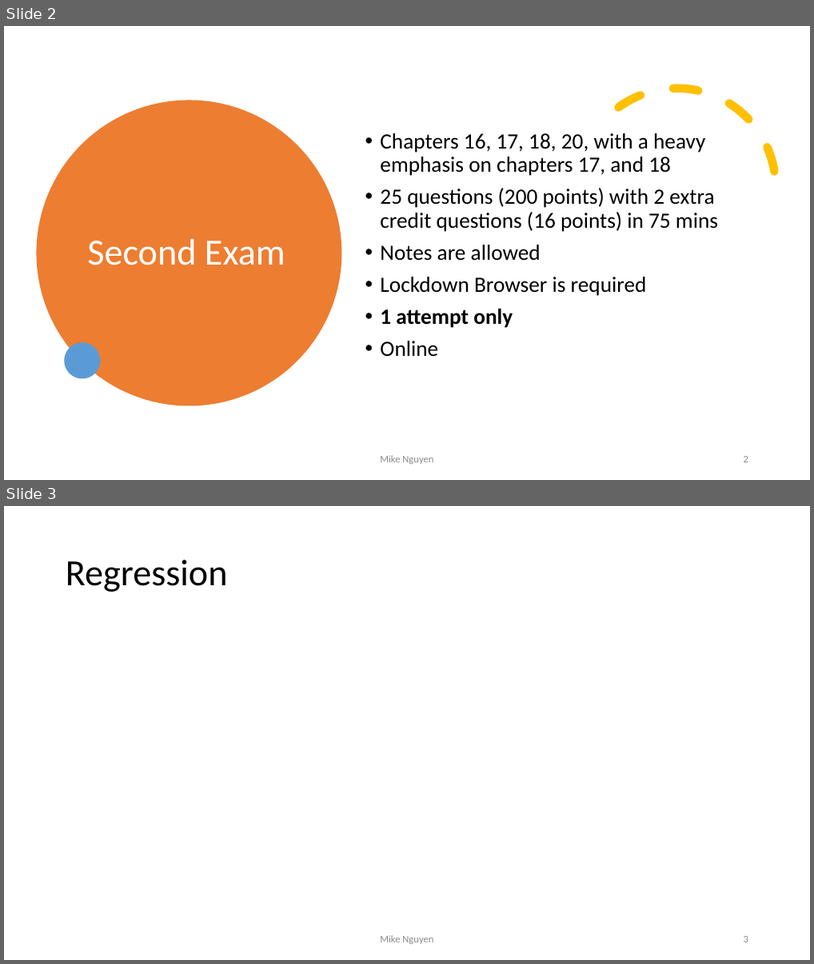
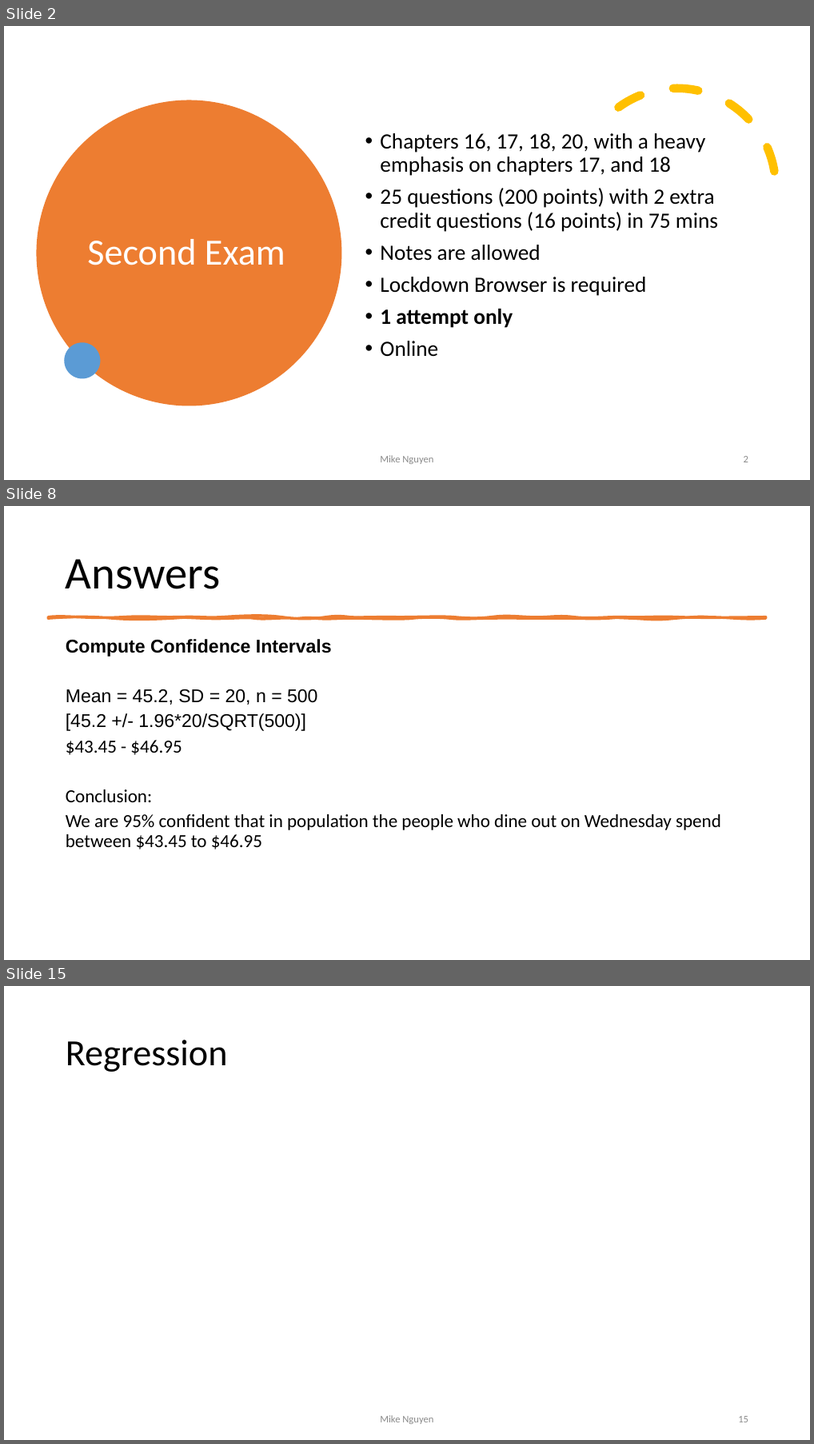
Before and after one commit to mikenguyen13/mar4050, a slide deck: lectures/14/2_Review.pptx. Shown one above the other, each under a label of ours: slides 2 and 3 before the commit, slides 2, 8 and 15 after it; the slides between them are not shown. The pictures are 814x964 and 814x1444 pixels, drawn with LibreOffice and Linux fonts; fonts in the diff are those of the drawing. Boxes give left, top, right and bottom in pixels: in the first picture for what was removed or moved away, otherwise in the second. Text is boxed around its words. In the diff, an @@ line names an element or a change of style, - is before the commit and + after.

```diff
--- a/lectures/14/2_Review.pptx
+++ b/lectures/14/2_Review.pptx
@@ slide 8 added at (4,506,810,960), background #FFFFFF @@
@@ title added at (66,559,221,589), 54 pt, text #000000 @@
+Answers
@@ freeform shape added at (48,616,766,618), fill #ED7D31, outline #ED7D31 3.25 pt @@
@@ text added at (66,639,722,849), 22 pt, text #000000 @@
+Compute Confidence Intervals
+Mean = 45.2, SD = 20, n = 500
+[45.2 +/- 1.96*20/SQRT(500)]
+$43.45 - $46.95
+Conclusion:
+We are 95% confident that in population the people who dine out on Wednesday spend between $43.45 to $46.95
@@ what was slide 3 is now slide 15 @@
@@ page number at (738,1416,749,1422): text changed @@
-3
+15
```
Also in this commit, not shown: 12 other slides added, 15 other files.
